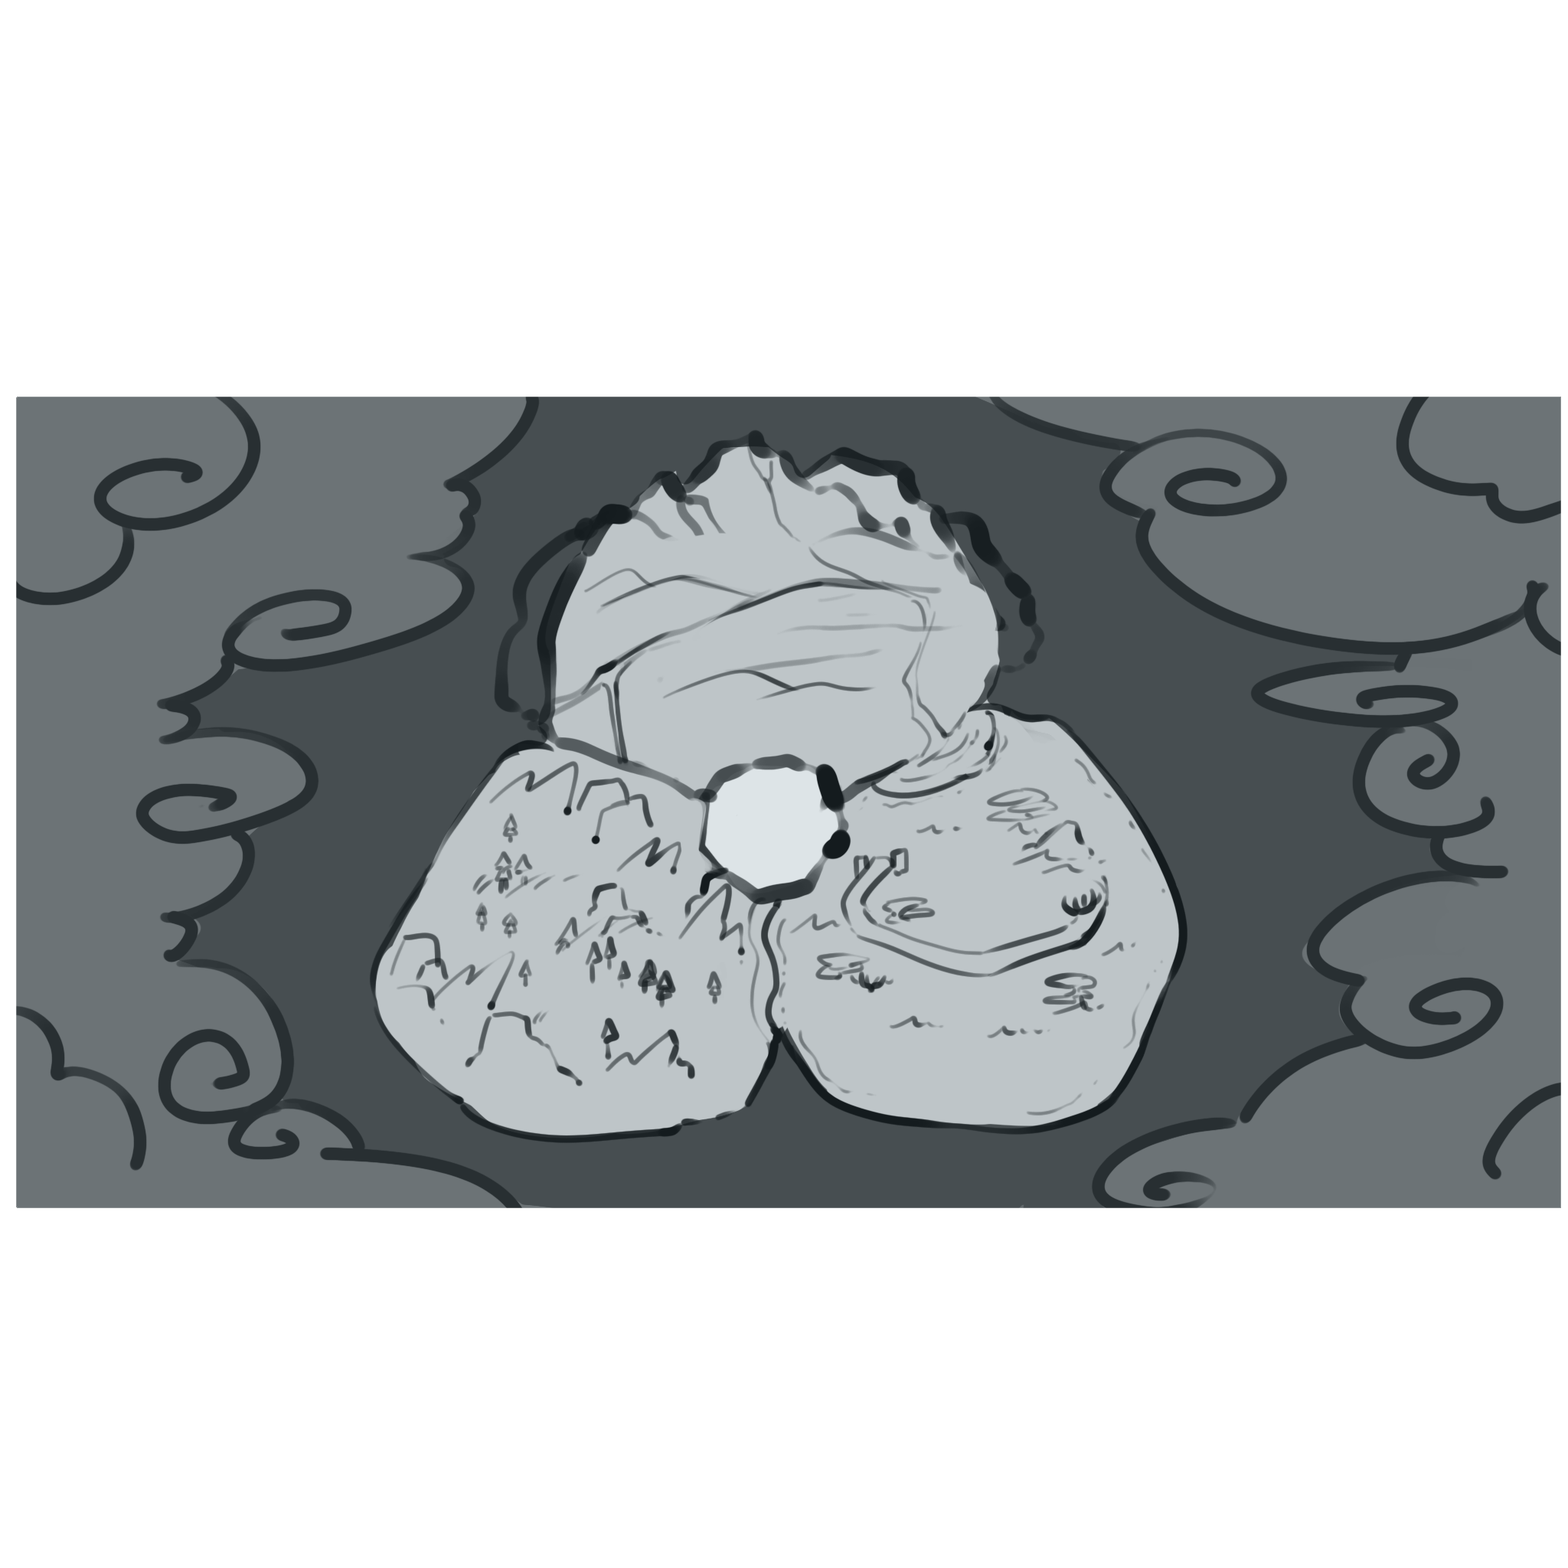
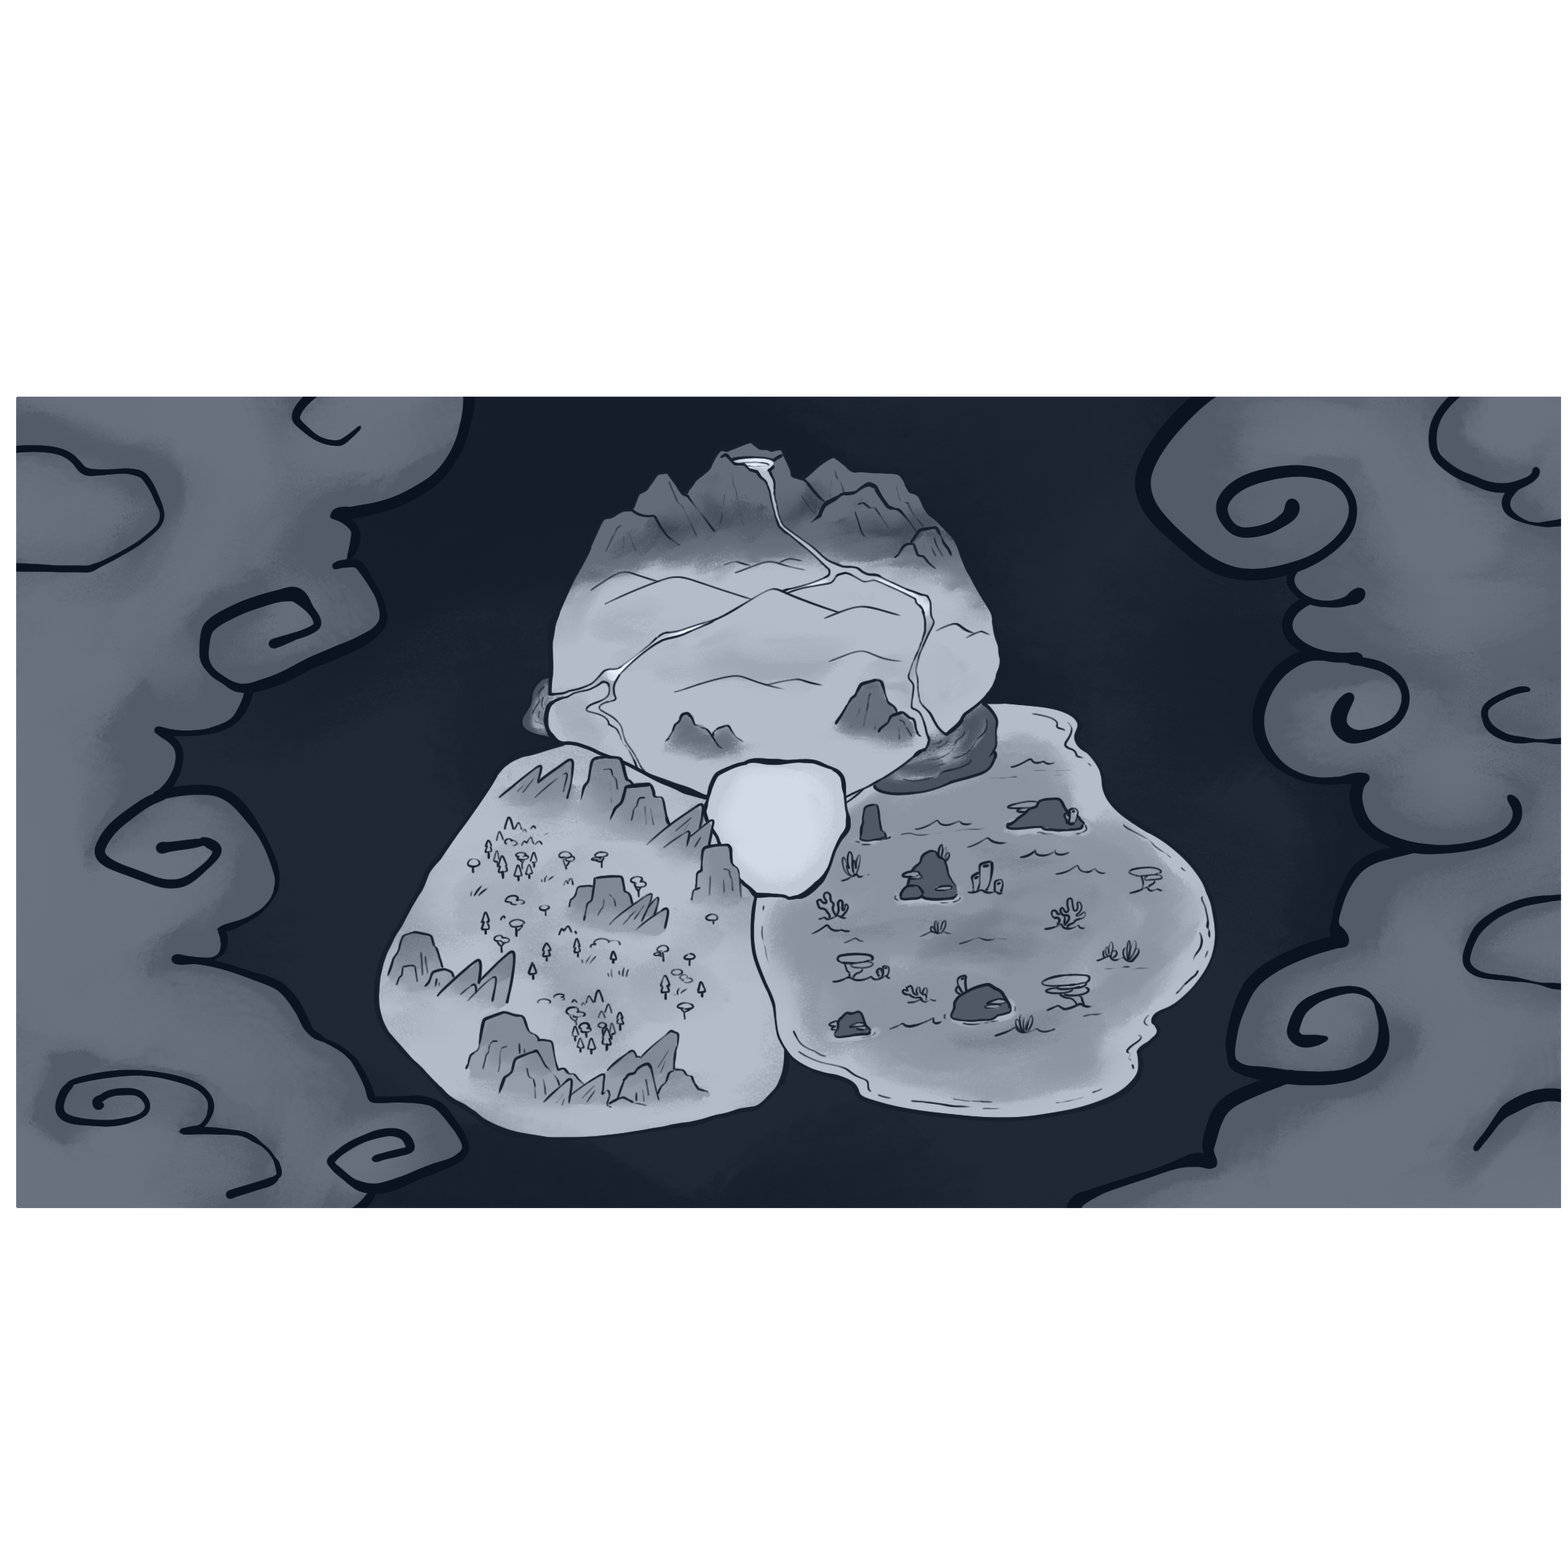
Layer changes from the first 1568 x 1568 image to the second:
added layer "레이어 16" (color) above "Light" over left=16, top=396, right=1562, bottom=1209
added group "Wind" with 6 layers above "Fire" over left=16, top=396, right=1562, bottom=1209
added layer "레이어 13" (multiply) in group "Wind" over left=16, top=396, right=1562, bottom=1209
added group "Fire" with 6 layers above "Water" over left=16, top=396, right=1562, bottom=1209
added layer "레이어 14" (multiply) in group "Fire" over left=16, top=396, right=1562, bottom=1209
added layer "레이어 11" in group "Fire" over left=502, top=449, right=1042, bottom=816
added group "Water" with 4 layers above "Dark" over left=748, top=699, right=1219, bottom=1122
added layer "Layer 7" in group "Water" over left=748, top=699, right=1219, bottom=1122
added layer "Layer 12" in group "Water" over left=752, top=702, right=1216, bottom=1119
added group "Dark" with 4 layers above "Group 1" over left=16, top=396, right=1562, bottom=1209
added layer "Layer 14" in group "Dark" over left=16, top=396, right=1562, bottom=1209
added layer "Layer 15" in group "Dark" over left=16, top=396, right=1562, bottom=1209
added layer "레이어 1" (1st of 3, in "Dark") in group "Dark" over left=16, top=396, right=1562, bottom=1209
moved "레이어 9" into group "Group 1" over left=16, top=396, right=1562, bottom=1209
moved "레이어 6" into group "Group 1" over left=16, top=396, right=1562, bottom=1209
moved "레이어 5" into group "Group 1" over left=369, top=429, right=1189, bottom=1144
moved "레이어 4" into group "Group 1" over left=374, top=446, right=1183, bottom=1139
moved "레이어 3" into group "Group 1" over left=16, top=396, right=1562, bottom=1209
moved "레이어 7" into group "Group 1" over left=16, top=396, right=1562, bottom=1209
moved "레이어 1" (2nd of 3, in "Group 1") into group "Group 1" over left=16, top=396, right=1562, bottom=1209
added layer "레이어 1" (3rd of 3) over left=16, top=396, right=1562, bottom=1209
…and 15 more changes (14 added, 1 stack)